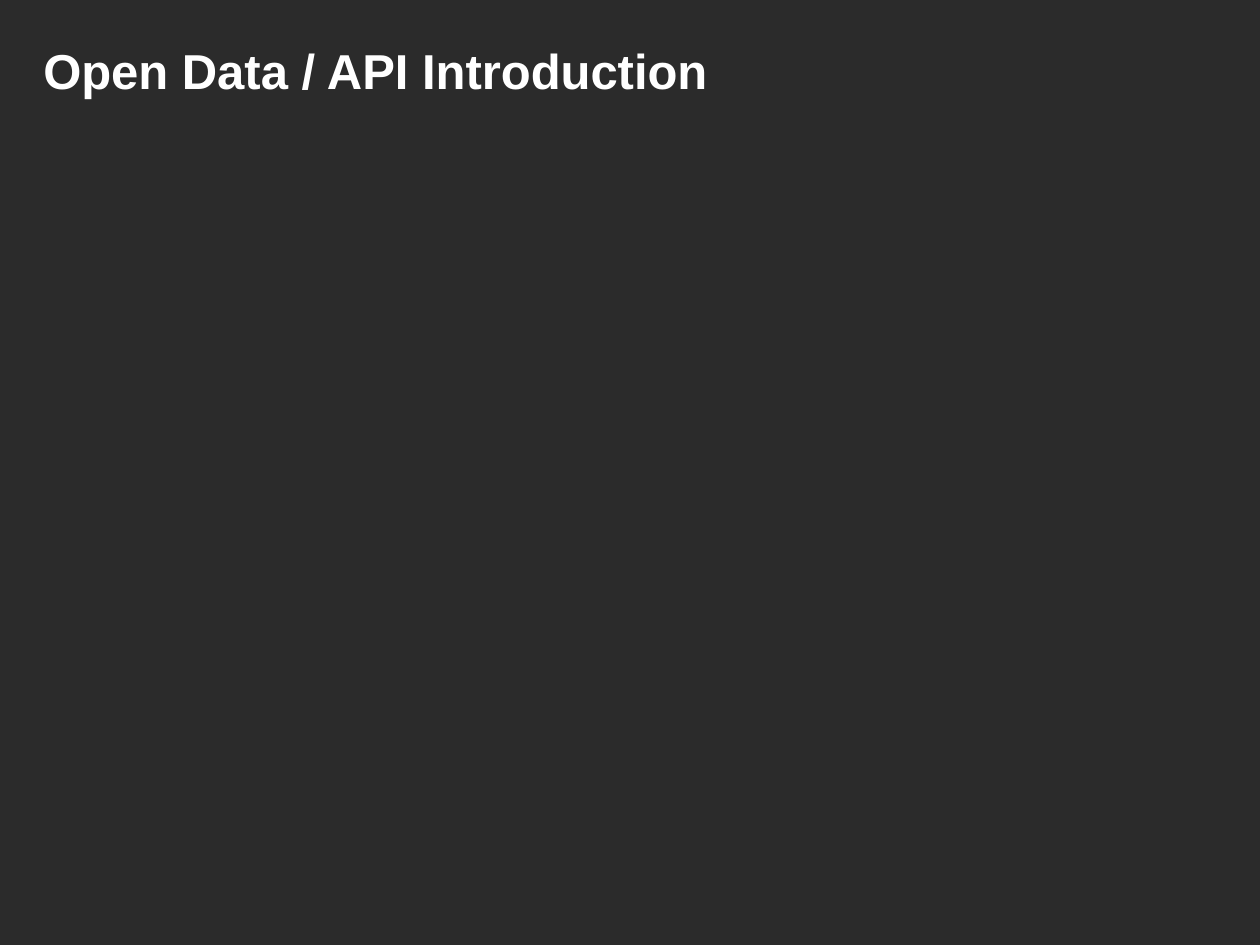
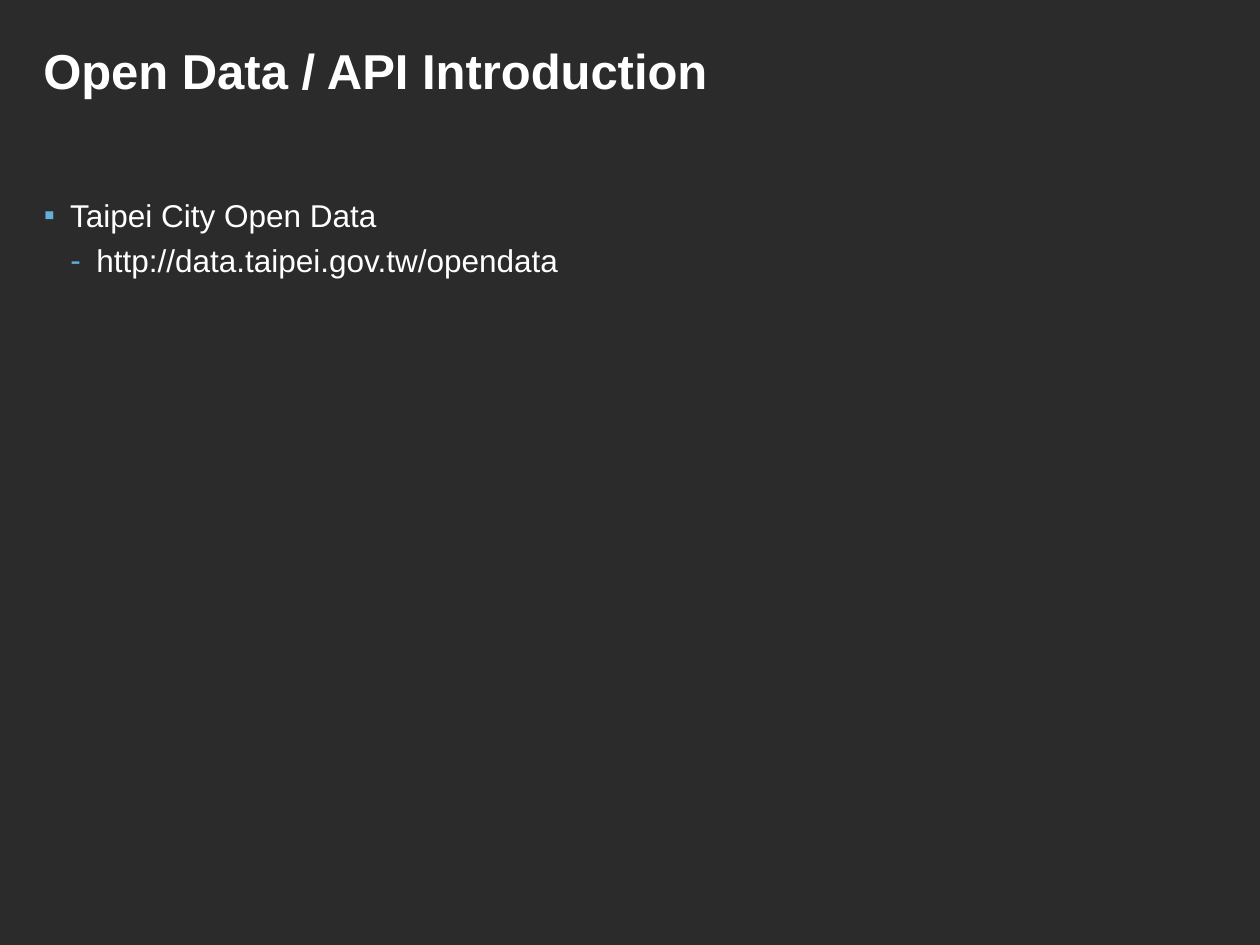
Before and after one commit to ianlin/small-data, a slide deck: slide 7 of training/data_etl.ppt. Drawn at 1260x945 pixels with LibreOffice and Linux fonts; fonts in the diff are those of the drawing; background and template pictures are left out; a plain dark background stands for a picture behind light text. Boxes give left, top, right and bottom in pixels: in the first picture for what was removed or moved away, otherwise in the second. Text is boxed around its words. In the diff, an @@ line names an element or a change of style, - is before the commit and + after.

```diff
--- a/training/data_etl.ppt
+++ b/training/data_etl.ppt
@@ text added at box(70, 204, 558, 278), 18 pt, text #FFFFFF @@
+▪ Taipei City Open Data
+  – http://data.taipei.gov.tw/opendata
```
Also in this commit, not shown: 3 other slides changed, 6 slides added, 2 slides removed.
